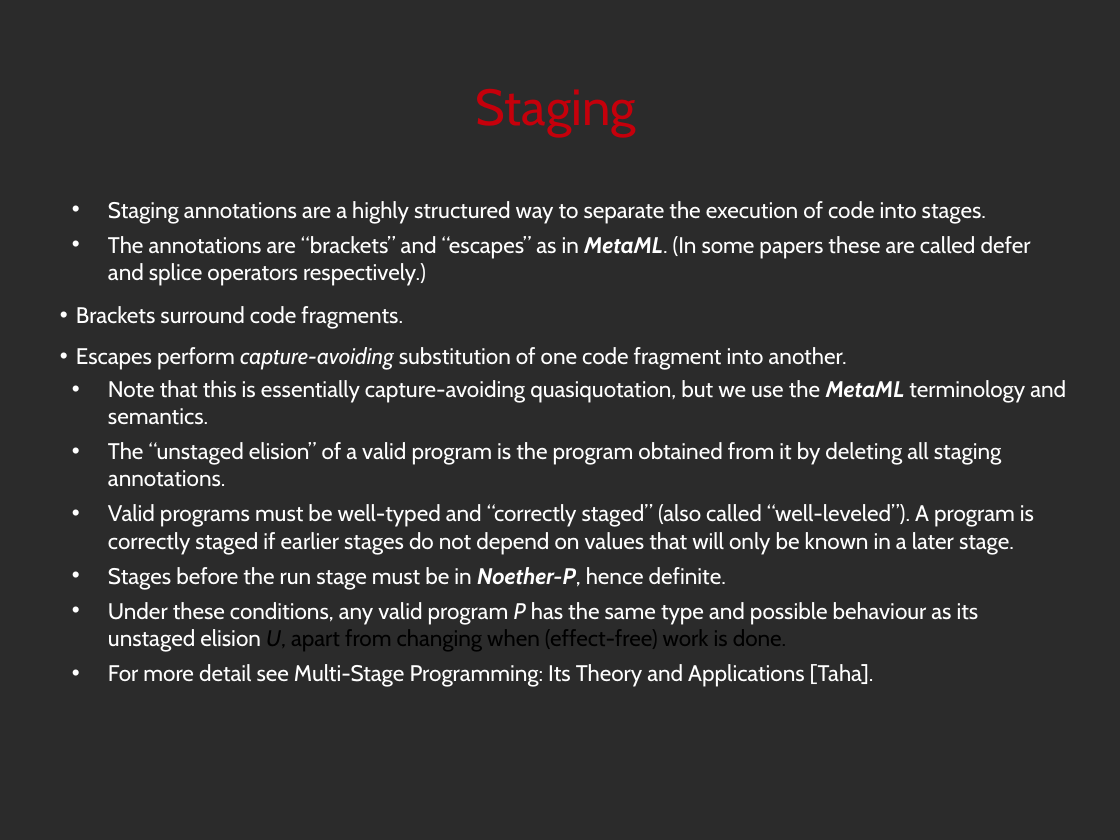
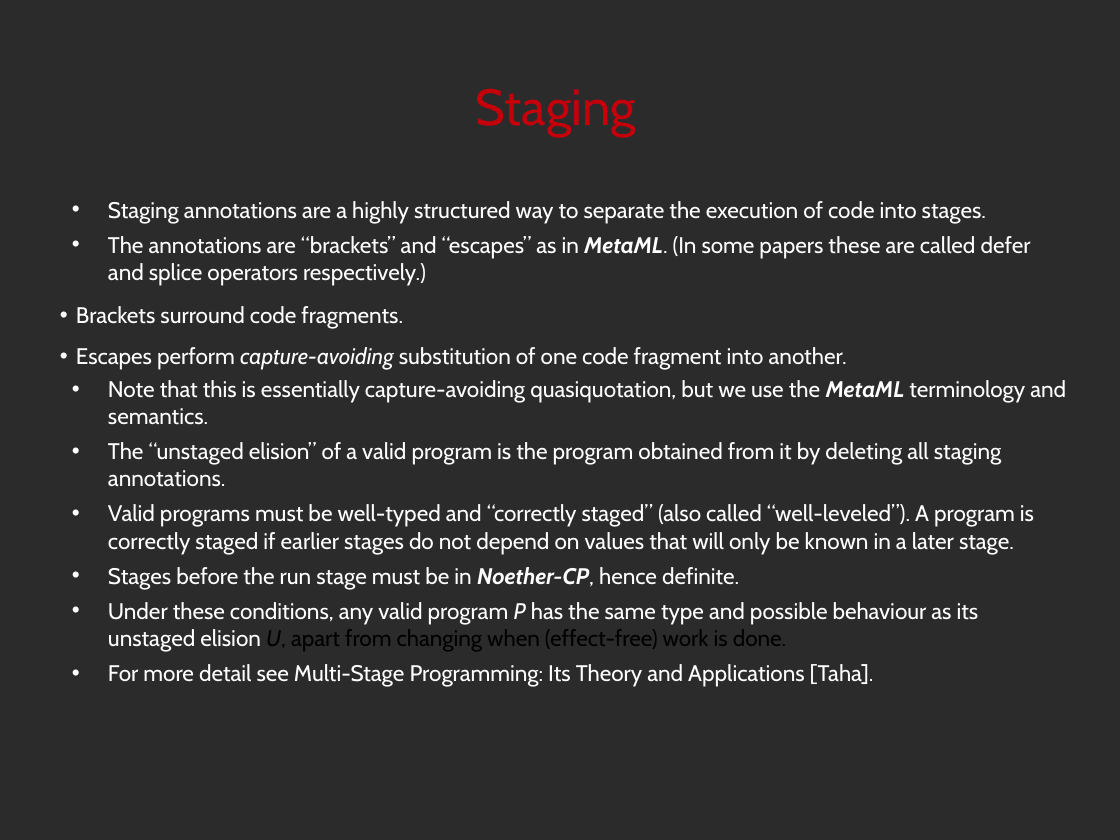
Before and after one commit to noether-lang/noether, a slide deck: slide 58 of doc/presentations/StrangeLoop/src/noether.odp. Drawn at 1120x840 pixels with LibreOffice and Linux fonts; fonts in the diff are those of the drawing; background and template pictures are left out; a plain dark background stands for a picture behind light text. Boxes give left, top, right and bottom in pixels: in the first picture for what was removed or moved away, otherwise in the second. Text is boxed around its words. In the diff, an @@ line names an element or a change of style, - is before the commit and + after.

```diff
--- a/doc/presentations/StrangeLoop/src/noether.odp
+++ b/doc/presentations/StrangeLoop/src/noether.odp
@@ text at [108, 567, 739, 589]: text changed @@
-• Stages before the run stage must be in Noether-P, hence definite.
+• Stages before the run stage must be in Noether-CP, hence definite.
```
Also in this commit, not shown: 33 other slides changed, 1 other file.
